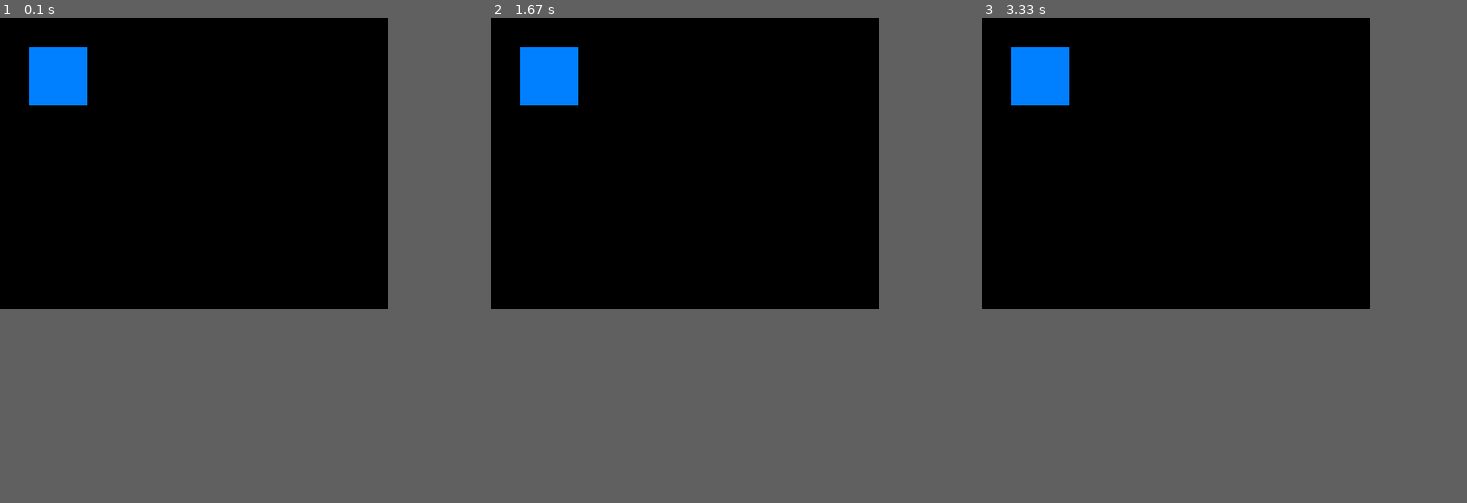
Above: before the commit, frames 1-3 (left to right).
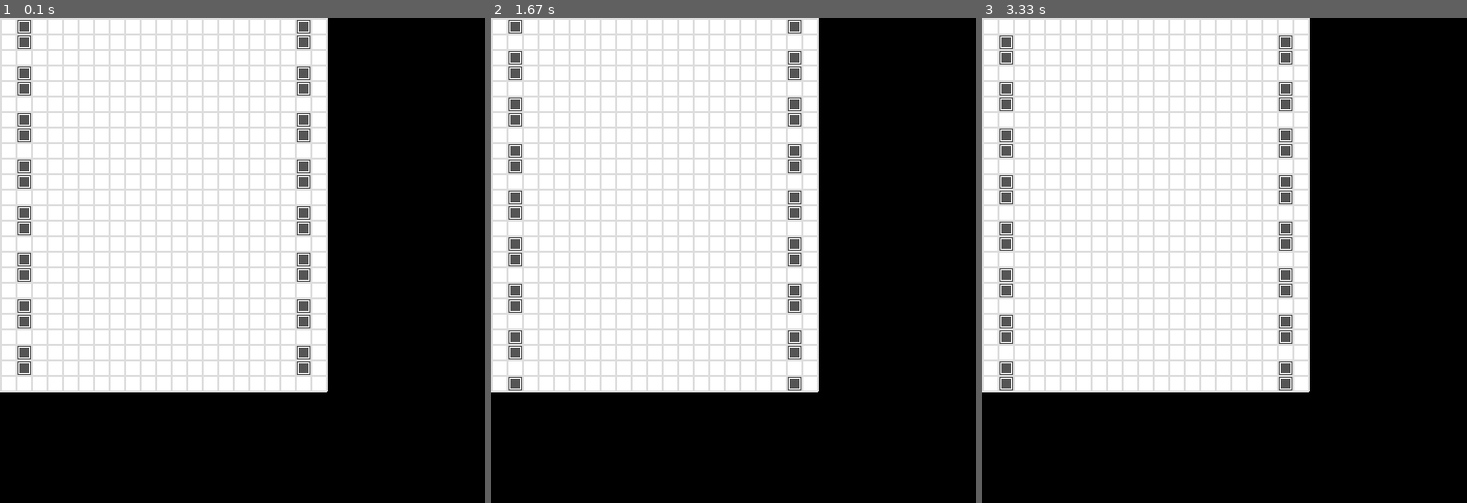
Above: after the commit, the same moments.

Repository: celerative/PPS-NN-Tomas
Game: pygame game, started from car_race_py/car_race.py
Same seed, same stepped clock (60 frames per second), same inputs: the game is played once before the commit and once after it.
Inputs:
- Up to frame 1 (0.1 s): no input
- Up to frame 2 (1.67 s): no input
- Up to frame 3 (3.33 s): no input
The window is 400x300 before the commit and 500x500 after it. Grey fills any space a smaller window leaves; there, only what the larger window draws over its background counts as a difference.

The runs differ from the first frame. In frame 1, 52% of the frame differs, in the area x 0-68%, y 0-78%; in frame 2, 52%; in frame 3, 52%.

Commit message:
car_race_py game graphics solved

Diff:
--- a/car_race_py/car_race.py
+++ b/car_race_py/car_race.py
@@ -1,37 +1,117 @@
-import pygame
+import pygame as pg
+import numpy as np
 
-pygame.init()
-screen = pygame.display.set_mode((400, 300))
+pg.init()
+screen = pg.display.set_mode((500, 500))
 done = False
-is_blue = True
-x = 30
-y = 30
 
-clock = pygame.time.Clock()
+# game vars
+game_cols = 21
+game_rows = 24
+game_H = 384
+block_size = game_H / game_rows  # block size 16
+game_W = game_cols * block_size
+grid_line_W = 2
+car_width = 3
+car_height = 4
+walls_state = 0  # 0, 1 or 2
+opponents_number = 6
+
+# game colors
+game_color_bg = (255, 255, 255)  # "#FFFFFF"
+game_color_line = (221, 221, 221)  # "#DDDDDD"
+game_color_wall = (85, 85, 85)  # "#555555"
+
+# timing
+clock = pg.time.Clock()
+FPS = 60
+
+
+class Position:
+    def __init__(self, x, y):
+        self.x = x
+        self.y = y
+
+
+def draw_grid():
+    for i in range(game_cols + 1):
+        pg.draw.line(screen, game_color_line, (block_size * i, 0), (block_size * i, game_H), grid_line_W)
+
+    for i in range(game_rows + 1):
+        pg.draw.line(screen, game_color_line, (0, block_size * i), (game_W, block_size * i), grid_line_W)
+
+
+def draw_rect(x, y, rect_color):
+    pg.draw.rect(screen, rect_color, pg.Rect(x * block_size + grid_line_W, y * block_size + grid_line_W, block_size - grid_line_W, block_size - grid_line_W))
+    pg.draw.rect(screen, (255, 255, 255), pg.Rect(x * block_size + grid_line_W + 1, y * block_size + grid_line_W + 1, block_size - grid_line_W - 2, block_size - grid_line_W - 2))
+    pg.draw.rect(screen, rect_color, pg.Rect(x * block_size + 2 * grid_line_W, y * block_size + 2 * grid_line_W, block_size - 3 * grid_line_W, block_size - 3 * grid_line_W))
+
+
+def draw_car(x, y, car_color):
+    draw_rect(x + 1, y, car_color)
+    draw_rect(x + 1, y + 1, car_color)
+    draw_rect(x + 1, y + 2, car_color)
+    draw_rect(x, y + 1, car_color)
+    draw_rect(x + 2, y + 1, car_color)
+    draw_rect(x, y + 3, car_color)
+    draw_rect(x + 2, y + 3, car_color)
+
+
+def draw_walls(move):
+    global walls_state
+    if (move):
+        walls_state = (walls_state + 1) % 3
+    state = walls_state
+    for i in range(game_rows):
+        if state < 2:
+            draw_rect(1, i, game_color_wall)
+            draw_rect(game_cols - 2, i, game_color_wall)
+        state = (state + 1) % 3
+
+
+def init_game():
+    pg.draw.rect(screen, game_color_bg, pg.Rect(0, 0, game_W, game_H))
+    draw_grid()
+    draw_walls(False)
+    # draw_car()
+
+
+def init_ui():
+    pass
+
+
+def draw_game():
+    pg.draw.rect(screen, game_color_bg, pg.Rect(0, 0, game_W, game_H))
+    draw_grid()
+    draw_walls(True)
+    # opponents
+    global opponents
+    opponents = []
+    for i in range(3):
+        opponents.append(Position(np.random.randint(5) * car_width, -8))
+        opponents.append(Position(np.random.randint(5) * car_width, -24))
+
+
+# 0 - 3 - 6 - 9 - 12
+# 0 - 4 - 8 - 12 - 16 - 20
+
+
+def draw_ui():
+    pass
+
+
+init_game()
+init_ui()
 
 while not done:
     screen.fill((0, 0, 0))
-    for event in pygame.event.get():
-        if event.type == pygame.QUIT:
+    for event in pg.event.get():
+        if event.type == pg.QUIT:
             done = True
-        if event.type == pygame.KEYDOWN and event.key == pygame.K_SPACE:
-            is_blue = not is_blue
+        elif event.type == pg.KEYDOWN and event.key == pg.K_ESCAPE:
+            done = True
 
-    pressed = pygame.key.get_pressed()
-    if pressed[pygame.K_UP]:
-        y -= 3
-    if pressed[pygame.K_DOWN]:
-        y += 3
-    if pressed[pygame.K_LEFT]:
-        x -= 3
-    if pressed[pygame.K_RIGHT]:
-        x += 3
-
-    if is_blue:
-        color = (0, 128, 255)
-    else:
-        color = (255, 100, 0)
-    pygame.draw.rect(screen, color, pygame.Rect(x, y, 60, 60))
-
-    pygame.display.flip()
-    clock.tick(60)
+    draw_game()
+    draw_ui()
+    pg.display.flip()
+    clock.tick(FPS)
--- /dev/null
+++ b/car_race_py/pygame_template.py
@@ -0,0 +1,38 @@
+import pygame
+
+pygame.init()
+screen = pygame.display.set_mode((400, 300))
+done = False
+is_blue = True
+x = 30
+y = 30
+
+clock = pygame.time.Clock()
+FPS = 60
+
+while not done:
+    screen.fill((0, 0, 0))
+    for event in pygame.event.get():
+        if event.type == pygame.QUIT:
+            done = True
+        if event.type == pygame.KEYDOWN and event.key == pygame.K_SPACE:
+            is_blue = not is_blue
+
+    pressed = pygame.key.get_pressed()
+    if pressed[pygame.K_UP]:
+        y -= 3
+    if pressed[pygame.K_DOWN]:
+        y += 3
+    if pressed[pygame.K_LEFT]:
+        x -= 3
+    if pressed[pygame.K_RIGHT]:
+        x += 3
+
+    if is_blue:
+        color = (0, 128, 255)
+    else:
+        color = (255, 100, 0)
+    pygame.draw.rect(screen, color, pygame.Rect(x, y, 60, 60))
+
+    pygame.display.flip()
+    clock.tick(FPS)
